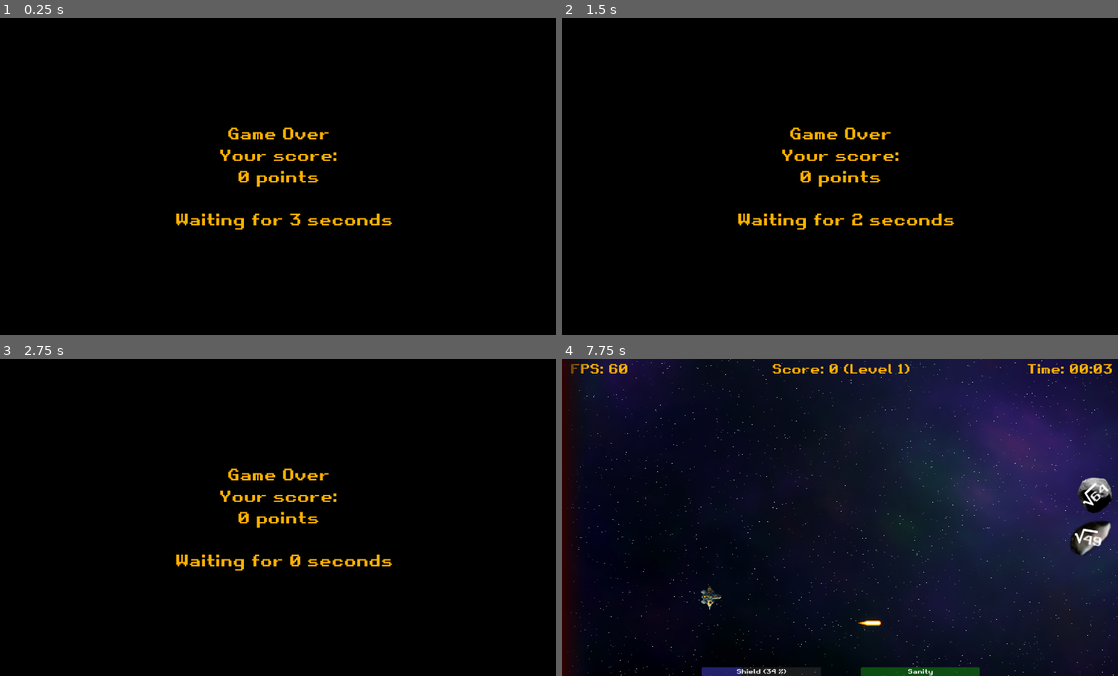
Above: before the commit, frames 1-4 (two rows, left to right).
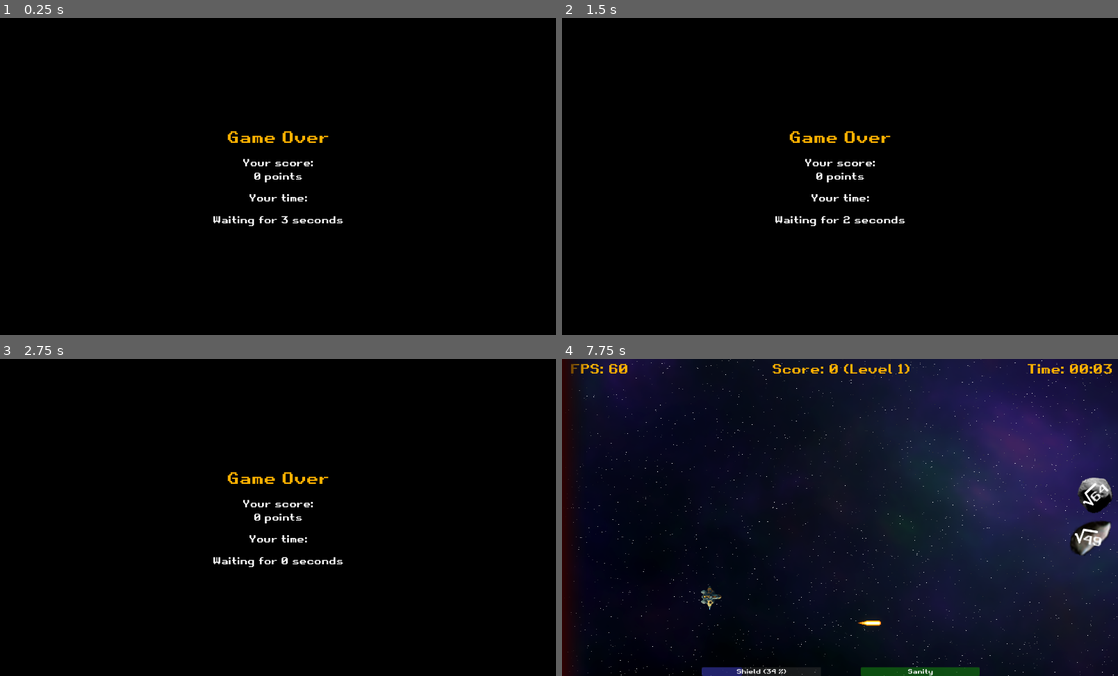
Above: after the commit, the same moments.

Repository: gingerr/ggj-2023-roots-one
Game: Godot game, scene res://game/GameOver.tscn
Two runs of this game, one before a commit and one after it. Both use one fixed random seed, a clock stepped at 60 frames per second and the inputs below. This scene is started directly instead of the project's main scene.
Inputs:
- Up to frame 1 (0.25 s): no input
- Up to frame 2 (1.5 s): tap Enter (ui_accept) at 0.5, 0.77, 1.25 s; hold Right (ui_right) 0.53-1.28 s; hold Down (ui_down) from 1.28 s (still down)
- Up to frame 3 (2.75 s): tap Enter (ui_accept) at 1.52, 2 s; release Down (ui_down) at 2.03 s; hold Right (ui_right) from 2.03 s (still down)
- Up to frame 4 (7.75 s): release Right (ui_right) at 2.78 s; hold Up (ui_up) 2.78-3.5 s; tap Enter (ui_accept) at 3.02, 4.52, 5.27, 6.77, 7.52 s; click "New Game" at 3.5 s; hold Left (ui_left) 4.28-5.78 s; hold Down (ui_down) 5.78-6.53 s; hold Right (ui_right) 6.53-7.28 s; hold Up (ui_up) from 7.28 s (still down)

The runs differ from the first frame. In frame 1, 1.9% of the frame differs, in the area x 31-71%, y 34-67%; in frame 2, 1.9%; in frame 3, 1.9%; in frame 4, less than 0.1%.

Commit message:
separates GameOver scene from HUD and disables hidpi (causing issues on macos)

Diff:
--- a/game/Game.gd
+++ b/game/Game.gd
@@ -65,4 +65,7 @@
 
 
 func _on_Player_dead():
-	add_child(gameOverPreload.instantiate())
+	var gameOver = gameOverPreload.instantiate()
+	gameOver.score = HUD.score
+	gameOver.time = HUD.getTimeString()
+	add_child(gameOver)
--- a/game/Game.tscn
+++ b/game/Game.tscn
@@ -1,6 +1,6 @@
-[gd_scene load_steps=12 format=3]
+[gd_scene load_steps=12 format=3 uid="uid://gm32bt3r6kga"]
 
-[ext_resource type="PackedScene" path="res://player/Player.tscn" id="1"]
+[ext_resource type="PackedScene" uid="uid://b4feee6p7u23t" path="res://player/Player.tscn" id="1"]
 [ext_resource type="AudioStream" uid="uid://d3bfukd5ep1qb" path="res://game/res/spacedeb.mp3" id="2"]
 [ext_resource type="Script" path="res://game/Game.gd" id="3"]
 [ext_resource type="Script" path="res://game/DeathZone.gd" id="4"]
--- a/game/GameOver.gd
+++ b/game/GameOver.gd
@@ -1,18 +1,21 @@
 extends CanvasLayer
 
+@export var score: int = 0
+@export var time: String = ''
 var timer_done = false
 
 func _ready():
 	$AudioStreamPlayer.play()
-	Utils.default_font_color($CenterContainer/VBoxContainer/Countdown)
-	Utils.default_font_color($CenterContainer/VBoxContainer/Label)
+	Utils.default_font_color(get_node('%Title'))
+	get_node('%Score').text = "Your score:\n" + str(score) + " points"
+	get_node('%Time').text = "Your time:\n" + time
 
 func _process(delta):
 	get_tree().paused = true;
 	if !timer_done:
-		$CenterContainer/VBoxContainer/Countdown.text = "Your score:\n" + str(HUD.get_score()) + " points\n\n  Waiting for " + str(round($Timer.time_left)) + " seconds  \n"
+		get_node('%Countdown').text = "Waiting for " + str(round($Timer.time_left)) + " seconds"
 	else:
-		$CenterContainer/VBoxContainer/Countdown.text = "Your score:\n" + str(HUD.get_score()) + " points\n\n  <any key to continue>  \n"
+		get_node('%Countdown').text = "<any key to continue>"
 
 func _input(event: InputEvent):
 	if timer_done and event.get('pressed') and event.pressed:
--- a/game/GameOver.tscn
+++ b/game/GameOver.tscn
@@ -31,9 +31,11 @@
 layout_mode = 2
 size_flags_horizontal = 3
 size_flags_vertical = 3
+theme_override_constants/separation = 24
 alignment = 1
 
-[node name="Label" type="Label" parent="CenterContainer/VBoxContainer"]
+[node name="Title" type="Label" parent="CenterContainer/VBoxContainer"]
+unique_name_in_owner = true
 layout_mode = 2
 theme_override_fonts/font = ExtResource("3_rrmpf")
 theme_override_font_sizes/font_size = 40
@@ -42,13 +44,32 @@
 horizontal_alignment = 1
 vertical_alignment = 1
 
-[node name="Countdown" type="Label" parent="CenterContainer/VBoxContainer"]
+[node name="Score" type="Label" parent="CenterContainer/VBoxContainer"]
+unique_name_in_owner = true
 layout_mode = 2
 theme_override_fonts/font = ExtResource("3_rrmpf")
-theme_override_font_sizes/font_size = 40
-text = "Countdown
+theme_override_font_sizes/font_size = 24
+text = "Your Score:
+123"
+horizontal_alignment = 1
+vertical_alignment = 1
 
-test"
+[node name="Time" type="Label" parent="CenterContainer/VBoxContainer"]
+unique_name_in_owner = true
+layout_mode = 2
+theme_override_fonts/font = ExtResource("3_rrmpf")
+theme_override_font_sizes/font_size = 24
+text = "Your Time:
+12:34"
+horizontal_alignment = 1
+vertical_alignment = 1
+
+[node name="Countdown" type="Label" parent="CenterContainer/VBoxContainer"]
+unique_name_in_owner = true
+layout_mode = 2
+theme_override_fonts/font = ExtResource("3_rrmpf")
+theme_override_font_sizes/font_size = 24
+text = "Countdown"
 horizontal_alignment = 1
 vertical_alignment = 1
 
--- a/project.godot
+++ b/project.godot
@@ -16,7 +16,7 @@
 boot_splash/bg_color=Color(0, 0, 0, 1)
 boot_splash/image="res://resources/splash.png"
 boot_splash/fullsize=false
-config/icon="res://player/spaceship1.png"
+config/icon="res://player/res/spaceship1.png"
 config/windows_native_icon="res://resources/shRooter.ico"
 
 [autoload]
@@ -34,6 +34,7 @@
 window/size/mode=4
 window/size/resizable=false
 window/size/borderless=true
+window/dpi/allow_hidpi=false
 window/subwindows/embed_subwindows=false
 window/size/fullscreen=true
 window/vsync/use_vsync=true
